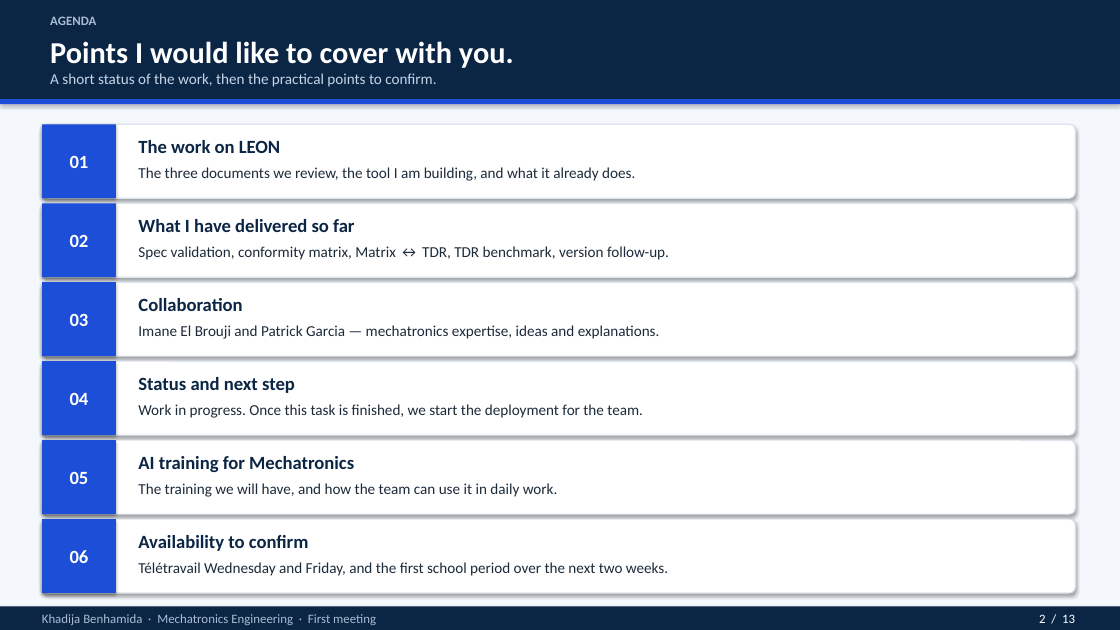
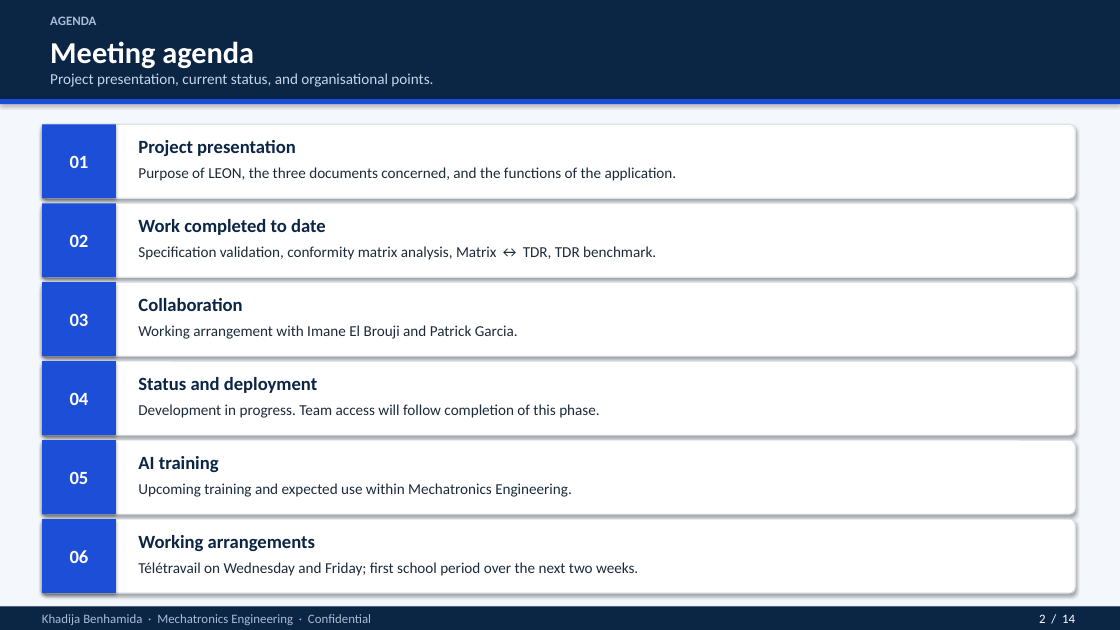
Before and after one commit to Rihabbbbbbbbb/leon_spec, a slide deck: slide 2 of docs/LEON_intro_for_non_specialists.pptx. Drawn at 1120x630 pixels with LibreOffice and Linux fonts; fonts in the diff are those of the drawing. Boxes give left, top, right and bottom in pixels: in the first picture for what was removed or moved away, otherwise in the second. Text is boxed around its words. In the diff, an @@ line names an element or a change of style, - is before the commit and + after.

```diff
--- a/docs/LEON_intro_for_non_specialists.pptx
+++ b/docs/LEON_intro_for_non_specialists.pptx
@@ text at [50, 41, 254, 68]: text changed @@
-Points I would like to cover with you.
+Meeting agenda
@@ text at [50, 73, 433, 87]: text changed @@
-A short status of the work, then the practical points to confirm.
+Project presentation, current status, and organisational points.
@@ text at [138, 140, 296, 156]: text changed @@
-The work on LEON
+Project presentation
@@ text at [138, 167, 677, 181]: text changed @@
-The three documents we review, the tool I am building, and what it already does.
+Purpose of LEON, the three documents concerned, and the functions of the application.
@@ text at [138, 219, 326, 235]: text changed @@
-What I have delivered so far
+Work completed to date
@@ text at [138, 246, 656, 260]: text changed @@
-Spec validation, conformity matrix, Matrix ↔ TDR, TDR benchmark, version follow-up.
+Specification validation, conformity matrix analysis, Matrix ↔ TDR, TDR benchmark.
@@ text at [138, 325, 518, 339]: text changed @@
-Imane El Brouji and Patrick Garcia — mechatronics expertise, ideas and explanations.
+Working arrangement with Imane El Brouji and Patrick Garcia.
@@ text at [138, 377, 317, 393]: text changed @@
-Status and next step
+Status and deployment
@@ text at [138, 404, 599, 418]: text changed @@
-Work in progress. Once this task is finished, we start the deployment for the team.
+Development in progress. Team access will follow completion of this phase.
@@ text at [138, 456, 219, 472]: text changed @@
-AI training for Mechatronics
+AI training
@@ text at [138, 483, 572, 497]: text changed @@
-The training we will have, and how the team can use it in daily work.
+Upcoming training and expected use within Mechatronics Engineering.
@@ text at [138, 535, 315, 551]: text changed @@
-Availability to confirm
+Working arrangements
@@ text at [138, 562, 638, 576]: text changed @@
-Télétravail Wednesday and Friday, and the first school period over the next two weeks.
+Télétravail on Wednesday and Friday; first school period over the next two weeks.
@@ text at [42, 614, 371, 625]: text changed @@
-Khadija Benhamida · Mechatronics Engineering · First meeting
+Khadija Benhamida · Mechatronics Engineering · Confidential
@@ text at [1039, 614, 1075, 623]: text changed @@
-2 / 13
+2 / 14
```
Also in this commit, not shown: 12 other slides changed, 1 slide added, 1 other file.
